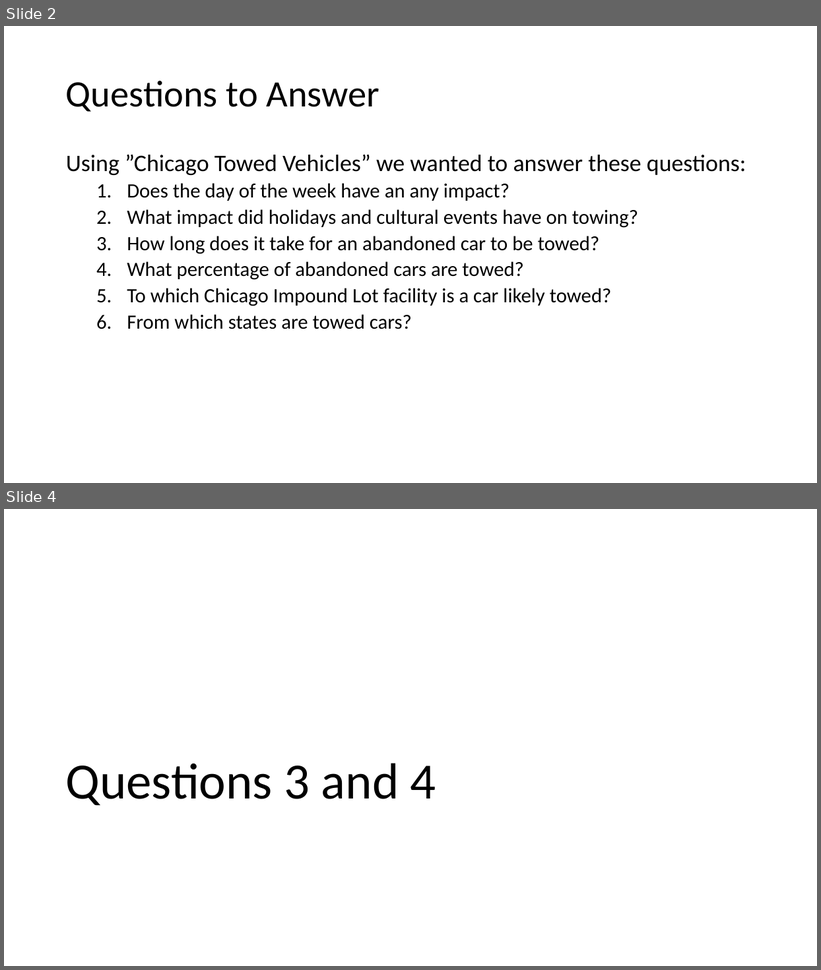
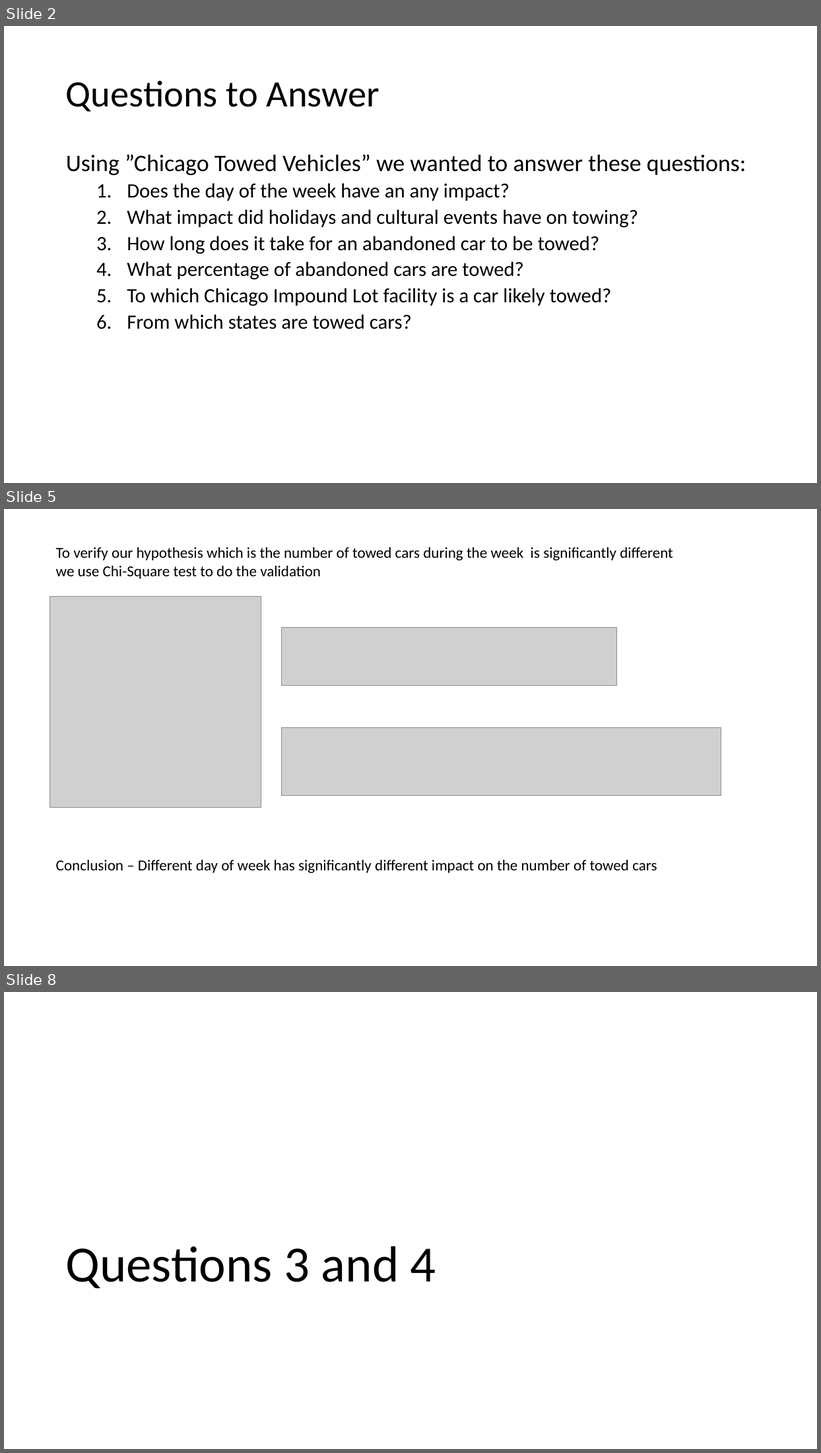
Before and after one commit to yegeyang/Project_1, a slide deck: Project1.pptx. Shown one above the other, each under a label of ours: slides 2 and 4 before the commit, slides 2, 5 and 8 after it; the slides between them are not shown. The pictures are 821x970 and 821x1453 pixels, drawn with LibreOffice and Linux fonts; fonts in the diff are those of the drawing; grey boxes stand for pictures. Boxes give left, top, right and bottom in pixels: in the first picture for what was removed or moved away, otherwise in the second. Text is boxed around its words. In the diff, an @@ line names an element or a change of style, - is before the commit and + after.

```diff
--- a/Project1.pptx
+++ b/Project1.pptx
@@ slide 5 added at (x1=4, y1=509, x2=817, y2=966), background #FFFFFF @@
@@ text added at (x1=56, y1=547, x2=673, y2=579), 18 pt, text #000000 @@
+To verify our hypothesis which is the number of towed cars during the week is significantly different we use Chi-Square test to do the validation
@@ picture added at (x1=50, y1=597, x2=261, y2=808) @@
@@ picture added at (x1=282, y1=627, x2=617, y2=685) @@
@@ picture added at (x1=282, y1=728, x2=721, y2=796) @@
@@ text added at (x1=56, y1=860, x2=657, y2=873), 18 pt, text #000000 @@
+Conclusion – Different day of week has significantly different impact on the number of towed cars
@@ what was slide 4 is now slide 8 @@
```
Also in this commit, not shown: 1 slide changed, 4 other slides added, 1 slide removed, 4 other files.
